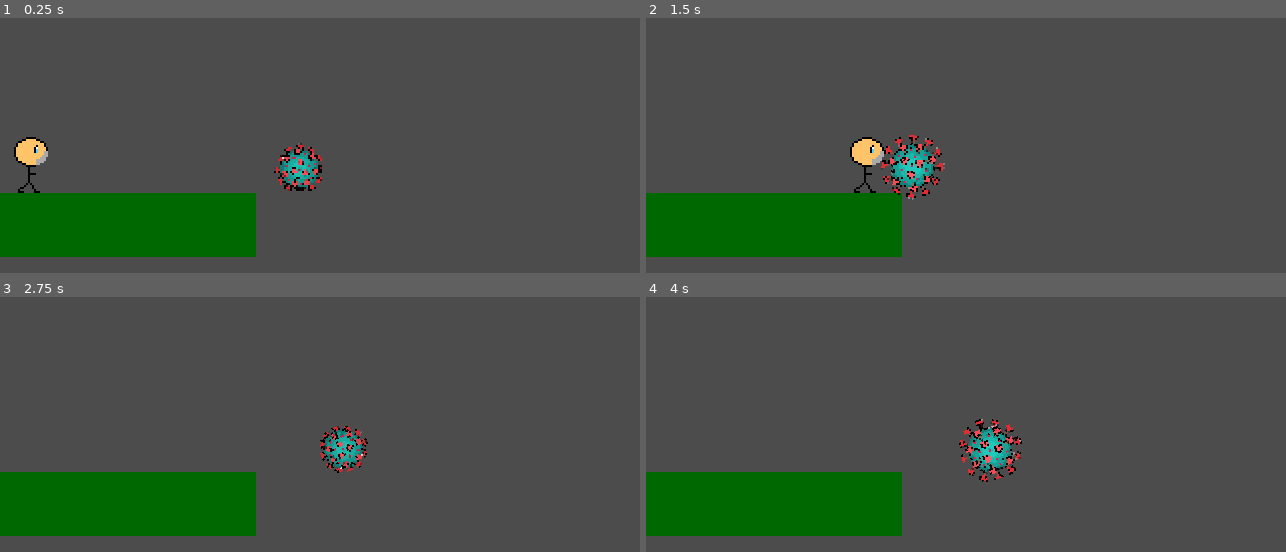
Above: before the commit, frames 1-4 (two rows, left to right).
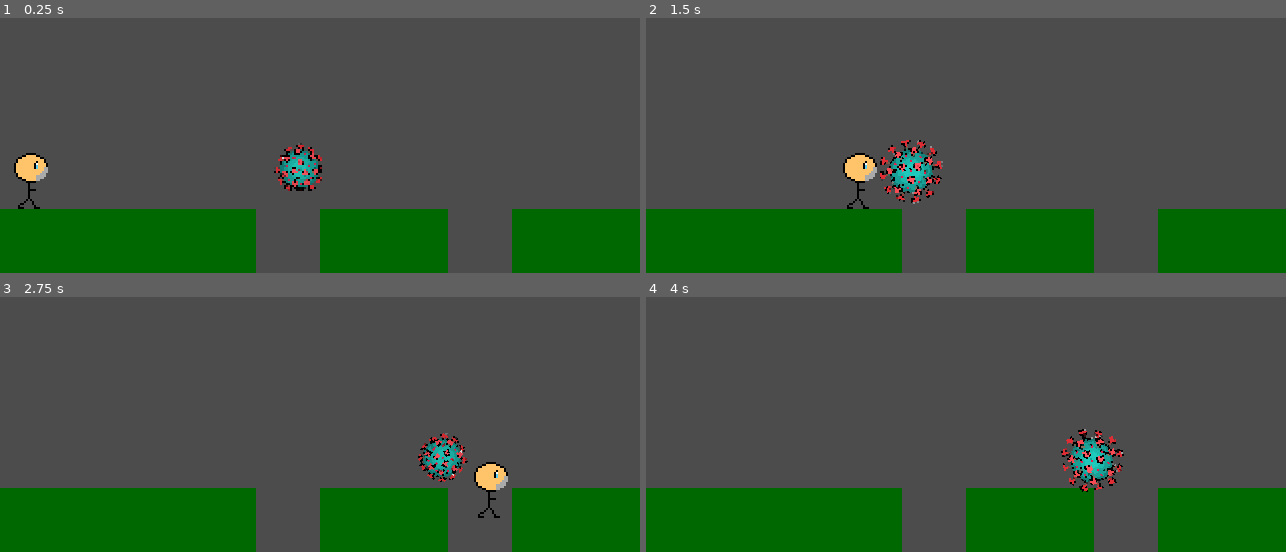
Above: after the commit, the same moments.

Repository: progsource/ssj2020_1
Game: Godot game, scene res://scenes/Game.tscn
Two runs of this game, one before a commit and one after it. Both use one fixed random seed, a clock stepped at 60 frames per second and the inputs below.
Inputs:
- Up to frame 1 (0.25 s): no input
- Up to frame 2 (1.5 s): hold Right (ui_right) from 0.53 s (still down); tap Space (ui_select) at 0.77 s
- Up to frame 3 (2.75 s): tap Space (ui_select) at 1.52 s; release Right (ui_right) at 2.03 s; hold Left (ui_left) from 2.03 s (still down)
- Up to frame 4 (4 s): release Left (ui_left) at 2.78 s; hold Right (ui_right) from 2.78 s (still down); tap Space (ui_select) at 3.02, 3.77 s

The runs differ from the first frame. In frame 1, 16% of the frame differs, in the area x 0-100%, y 46-100%; in frame 2, 17%; in frame 3, 17%; in frame 4, 18%, in the area x 0-100%, y 47-100%.

Commit message:
Platforms also resize now in editor

Diff:
--- a/code/packed/Platform.tscn
+++ b/code/packed/Platform.tscn
@@ -7,14 +7,10 @@
 script = ExtResource( 2 )
 
 [node name="NinePatchRect" type="NinePatchRect" parent="."]
-anchor_left = 0.5
-anchor_top = 0.5
-anchor_right = 0.5
-anchor_bottom = 0.5
-margin_left = -20.0
-margin_top = -20.0
-margin_right = 20.0
-margin_bottom = 20.0
+anchor_top = 1.0
+anchor_bottom = 1.0
+margin_top = -40.0
+margin_right = 40.0
 texture = ExtResource( 1 )
 patch_margin_left = 1
 patch_margin_top = 1
--- a/code/scenes/Game.tscn
+++ b/code/scenes/Game.tscn
@@ -7,7 +7,15 @@
 [node name="Game" type="Node2D"]
 
 [node name="Platform" parent="." instance=ExtResource( 2 )]
-position = Vector2( 20, 160 )
+position = Vector2( 0, 188 )
+
+[node name="Platform3" parent="." instance=ExtResource( 2 )]
+position = Vector2( 256, 188 )
+size = Vector2( 64, 32 )
+
+[node name="Platform2" parent="." instance=ExtResource( 2 )]
+position = Vector2( 160, 188 )
+size = Vector2( 64, 32 )
 
 [node name="Player" parent="." instance=ExtResource( 1 )]
 position = Vector2( 16, 124 )
--- a/code/scripts/Platform.gd
+++ b/code/scripts/Platform.gd
@@ -1,9 +1,20 @@
+tool
 extends StaticBody2D
 
 
-export(Vector2) var size = Vector2(128, 32)
+export(Vector2) var size = Vector2(128, 32) setget set_size
+
+
+func set_size(var s : Vector2) -> void :
+	size = s
+	_resizePlatform()
+
 
 func _ready():
+	_resizePlatform()
+
+
+func _resizePlatform():
 	$NinePatchRect.rect_size = size
 	var pos = $NinePatchRect.rect_position
 	var points = PoolVector2Array([
Not shown, added: history/2020_03_28_2.png
